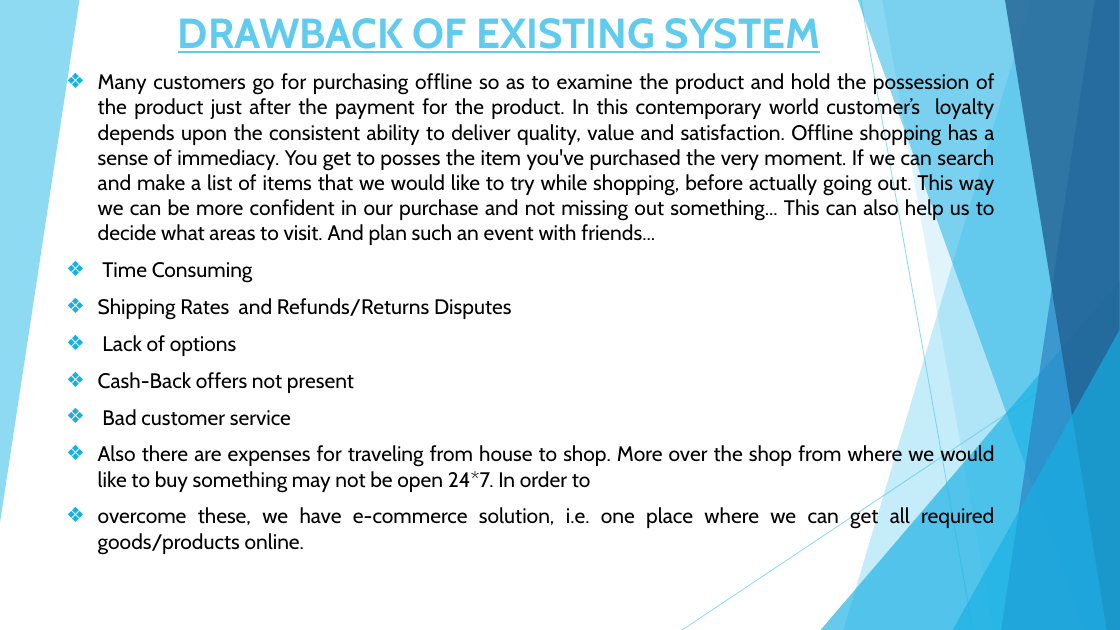
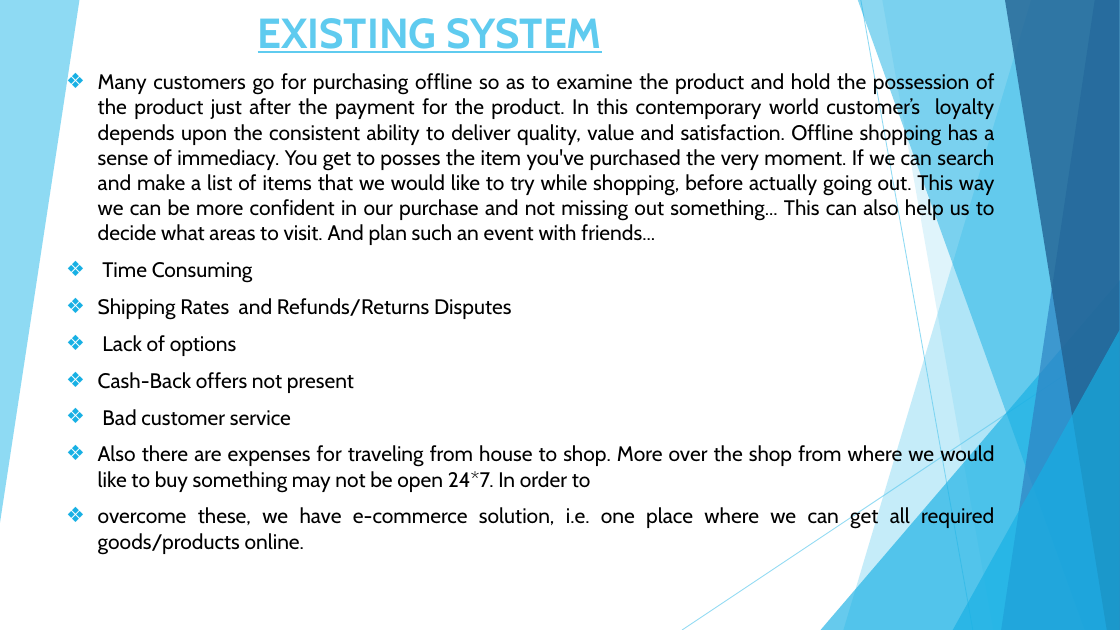
Before and after one commit to vivek-patel007/agwiscart-project, a slide deck: slide 3 of documents/project-agwiscart.pptx. Drawn at 1120x630 pixels with LibreOffice and Linux fonts; fonts in the diff are those of the drawing. Boxes give left, top, right and bottom in pixels: in the first picture for what was removed or moved away, otherwise in the second. Text is boxed around its words. In the diff, an @@ line names an element or a change of style, - is before the commit and + after.

```diff
--- a/documents/project-agwiscart.pptx
+++ b/documents/project-agwiscart.pptx
@@ title at [258, 18, 602, 53]: text changed @@
-DRAWBACK OF EXISTING SYSTEM
+EXISTING SYSTEM
```
Also in this commit, not shown: 5 other slides changed, 8 slides added.
